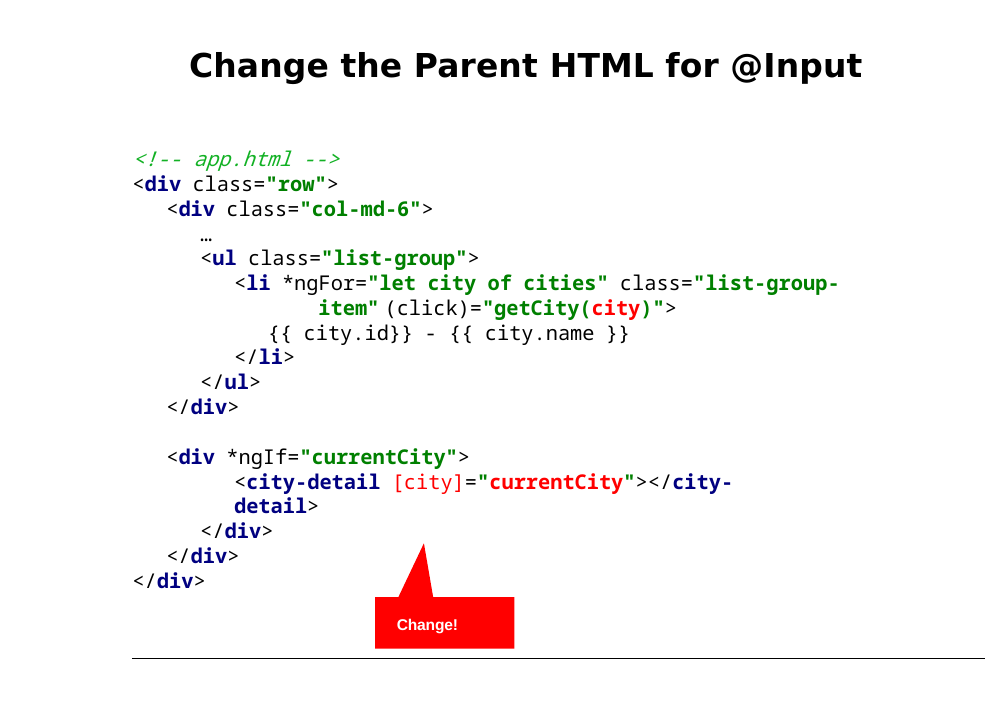
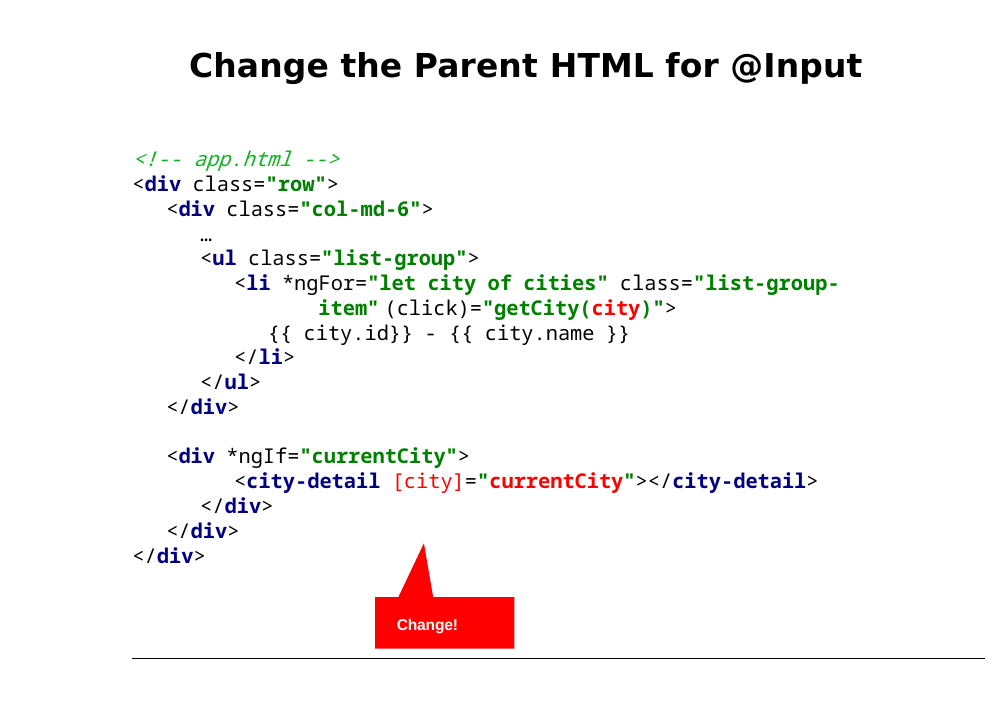
Before and after one commit to petereijgermans11/workshop-angular13, a slide deck: slide 17 of PPT/04- Angular Component Tree.pptx. Drawn at 1008x713 pixels with LibreOffice and Linux fonts; fonts in the diff are those of the drawing. Boxes give left, top, right and bottom in pixels: in the first picture for what was removed or moved away, otherwise in the second. Text is boxed around its words. In the diff, an @@ line names an element or a change of style, - is before the commit and + after.

```diff
--- a/PPT/04- Angular Component Tree.pptx
+++ b/PPT/04- Angular Component Tree.pptx
@@ text at (x1=132, y1=373, x2=819, y2=564): paragraphs added @@
+</ul>
+</div>
+<div *ngIf="currentCity">
+<city‐detail [city]="currentCity"></city‐detail>
+</div>
+</div>
+</div>
@@ text removed at (x1=166, y1=373, x2=734, y2=564) @@
-</ul>
-</div>
-<div *ngIf="currentCity">
-<city‐detail [city]="currentCity"></city‐detail>
-</div>
-</div>
-</div>
```
Also in this commit, not shown: 8 other slides changed, 1 other file.
